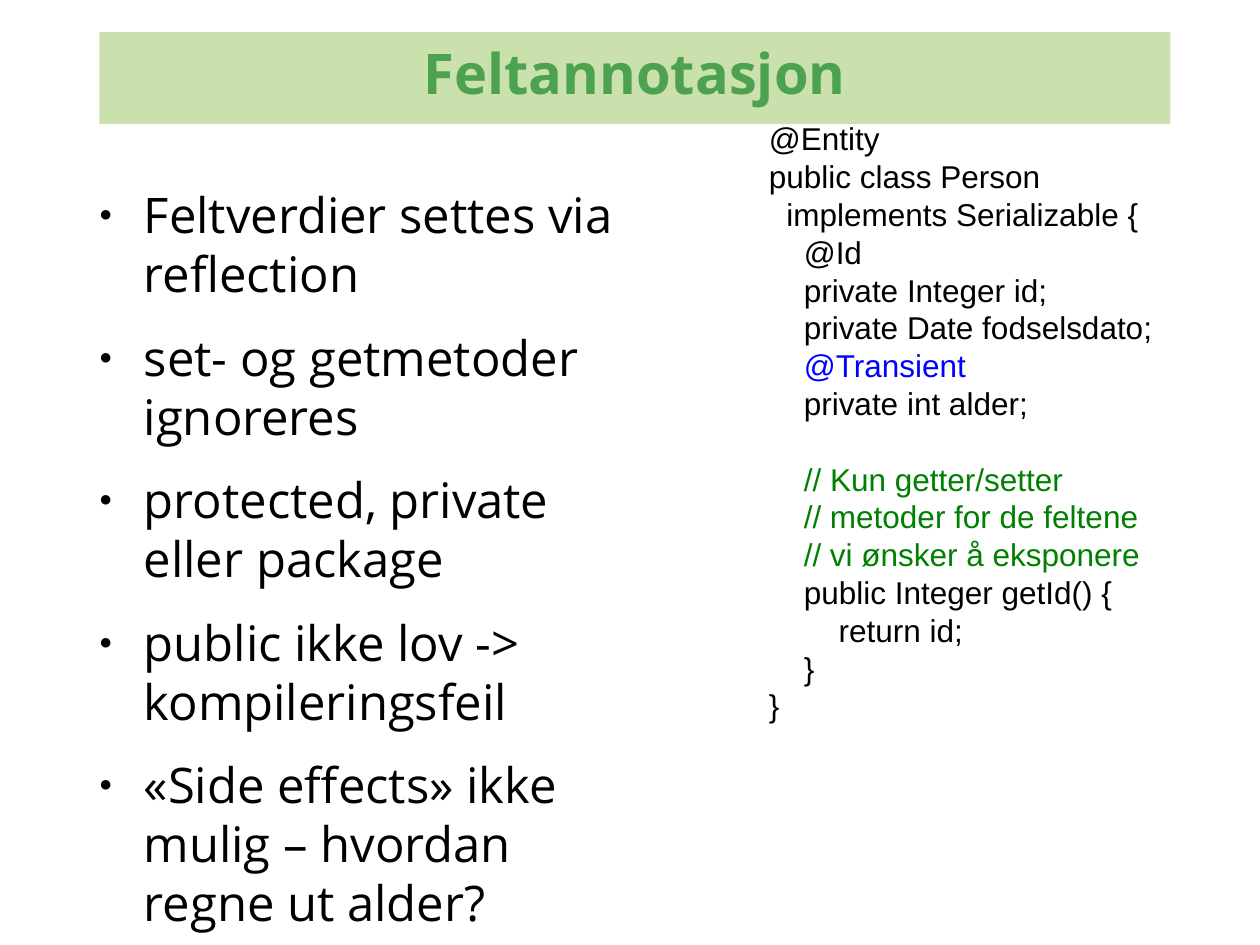
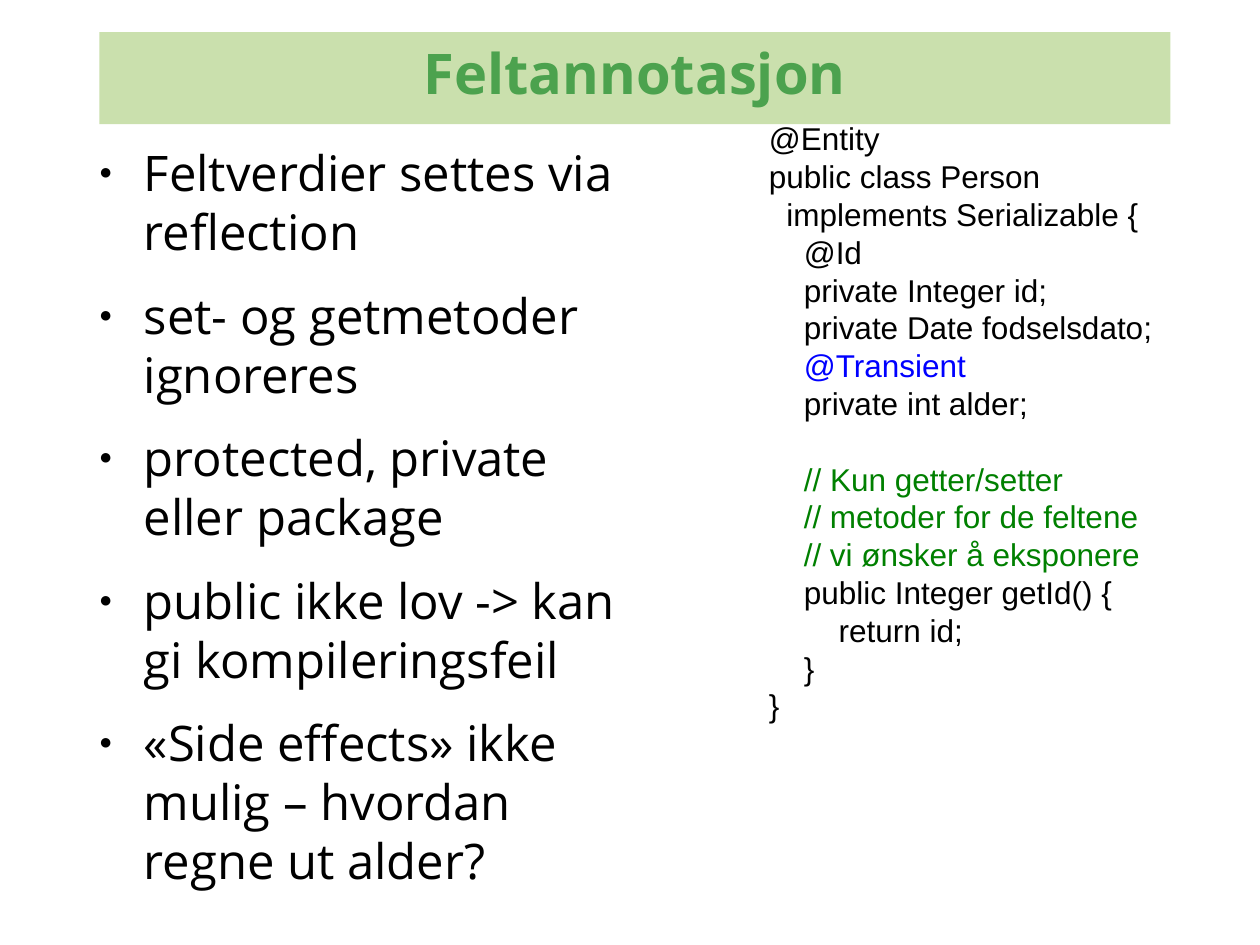
Before and after one commit to kenglxn/seam-maven-refimpl, a slide deck: slide 5 of sandbox/loo/jpa-continued/jpa-continued.odp (slide 10 before the commit). Drawn at 1260x945 pixels with LibreOffice and Linux fonts; fonts in the diff are those of the drawing; background and template pictures are left out. Boxes give left, top, right and bottom in pixels: in the first picture for what was removed or moved away, otherwise in the second. Text is boxed around its words. In the diff, an @@ line names an element or a change of style, - is before the commit and + after.

```diff
--- a/sandbox/loo/jpa-continued/jpa-continued.odp
+++ b/sandbox/loo/jpa-continued/jpa-continued.odp
@@ text "Feltverdier settes via reflection": place and size @@
-text "Feltverdier settes via reflection" at [144, 195, 612, 933]
+text "Feltverdier settes via reflection" at [144, 153, 615, 891]
@@ text at [144, 581, 615, 690]: text changed @@
-● public ikke lov -> kompileringsfeil
+● public ikke lov -> kan gi kompileringsfeil
```
Also in this commit, not shown: 16 other slides changed, 2 slides added, 24 slides removed, 1 other file.
